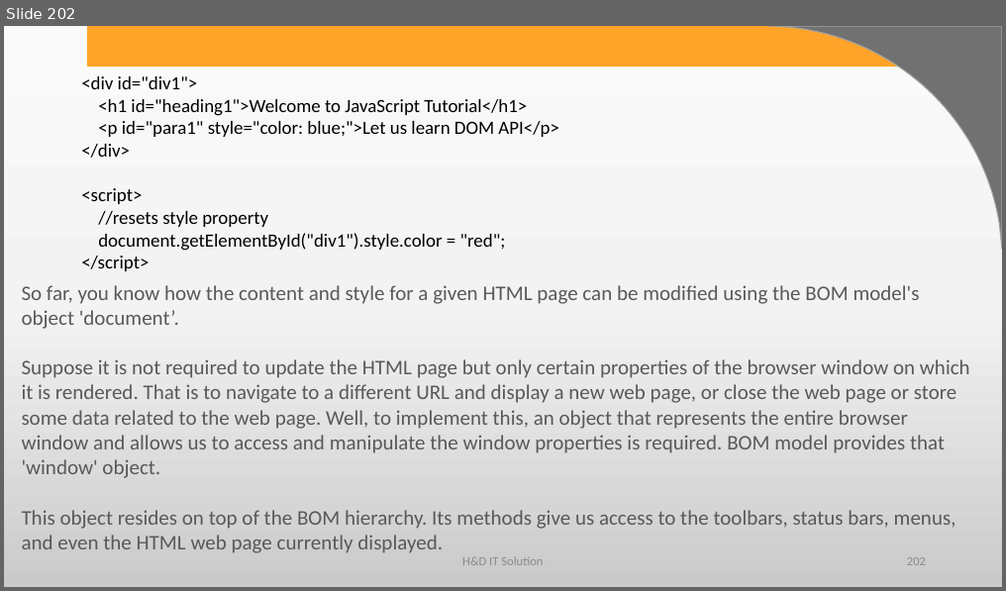
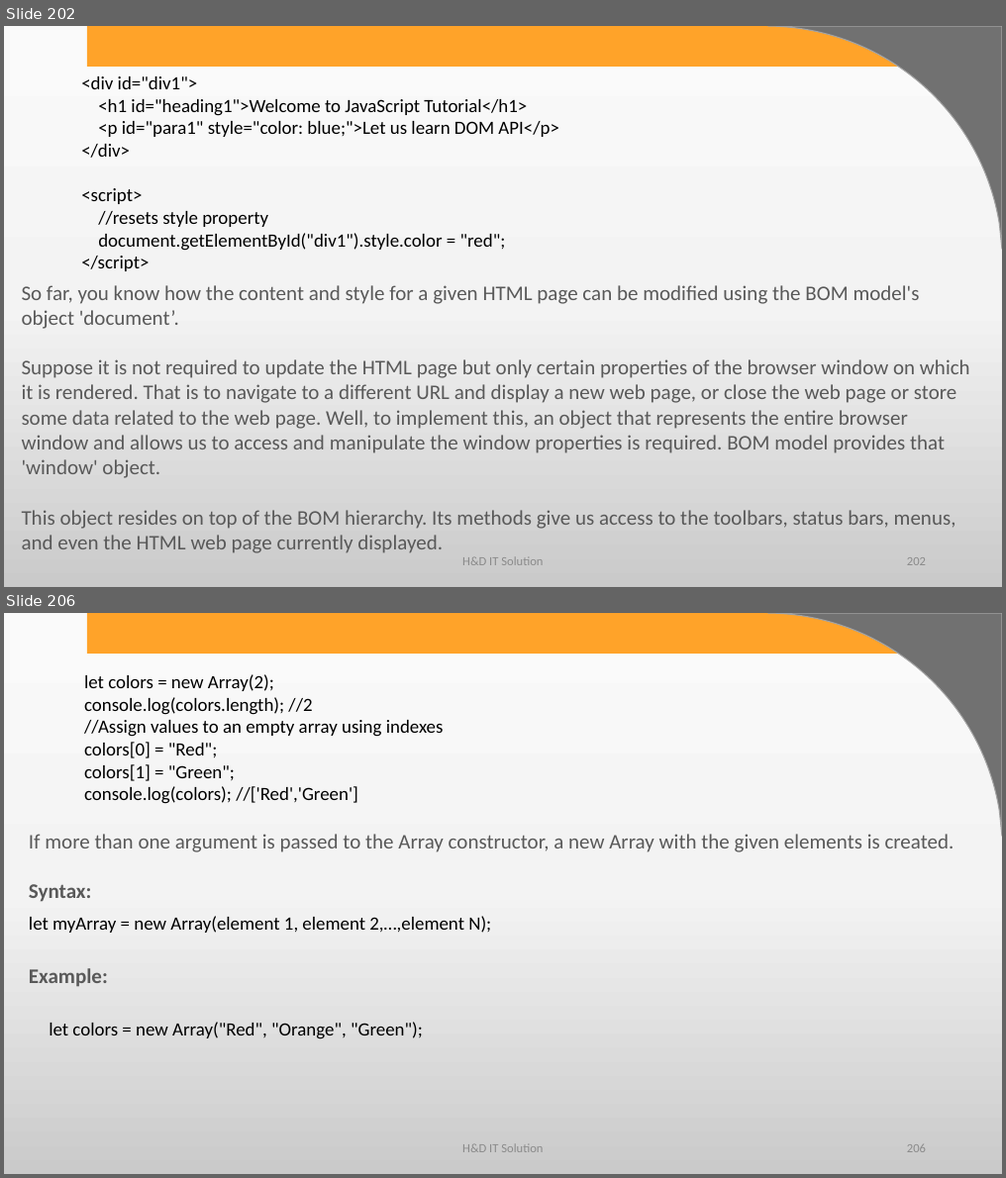
Before and after one commit to harshadasawant/javascript, a slide deck: ppt/JavaScript.pptx. Shown one above the other, each under a label of ours: slide 202 before the commit, slides 202 and 206 after it; the slides between them are not shown. The pictures are 1006x591 and 1006x1178 pixels, drawn with LibreOffice and Linux fonts; fonts in the diff are those of the drawing; background and template pictures are left out. Boxes give left, top, right and bottom in pixels: in the first picture for what was removed or moved away, otherwise in the second. Text is boxed around its words. In the diff, an @@ line names an element or a change of style, - is before the commit and + after.

Commit message:
array

```diff
--- a/ppt/JavaScript.pptx
+++ b/ppt/JavaScript.pptx
@@ slide 206 added at (x1=4, y1=613, x2=1002, y2=1174), background gradient #FBFBFB to #F4F4F4 to #CBCBCB; not listed: 2 template elements that a slide beside it also shows @@
@@ text added at (x1=84, y1=674, x2=444, y2=804), 18 pt, text #000000 @@
+let colors = new Array(2);
+console.log(colors.length); //2
+//Assign values to an empty array using indexes
+colors[0] = "Red";
+colors[1] = "Green";
+console.log(colors); //['Red','Green']
@@ text added at (x1=29, y1=834, x2=954, y2=902), 20 pt, text #595959 @@
+If more than one argument is passed to the Array constructor, a new Array with the given elements is created.
+Syntax:
@@ text added at (x1=29, y1=916, x2=491, y2=933), 18 pt, text #000000 @@
+let myArray = new Array(element 1, element 2,…,element N);
@@ text added at (x1=29, y1=968, x2=108, y2=987), 20 pt, text #595959, bold @@
+Example:
@@ text added at (x1=49, y1=1022, x2=423, y2=1040), 18 pt, text #000000 @@
+let colors = new Array("Red", "Orange", "Green");
@@ text added at (x1=462, y1=1145, x2=543, y2=1153), 12 pt, text #8C8C8C @@
+H&D IT Solution
@@ page number added at (x1=907, y1=1145, x2=926, y2=1153), 12 pt, text #8C8C8C @@
+206
```
Also in this commit, not shown: 23 other slides added, 1 other file.
